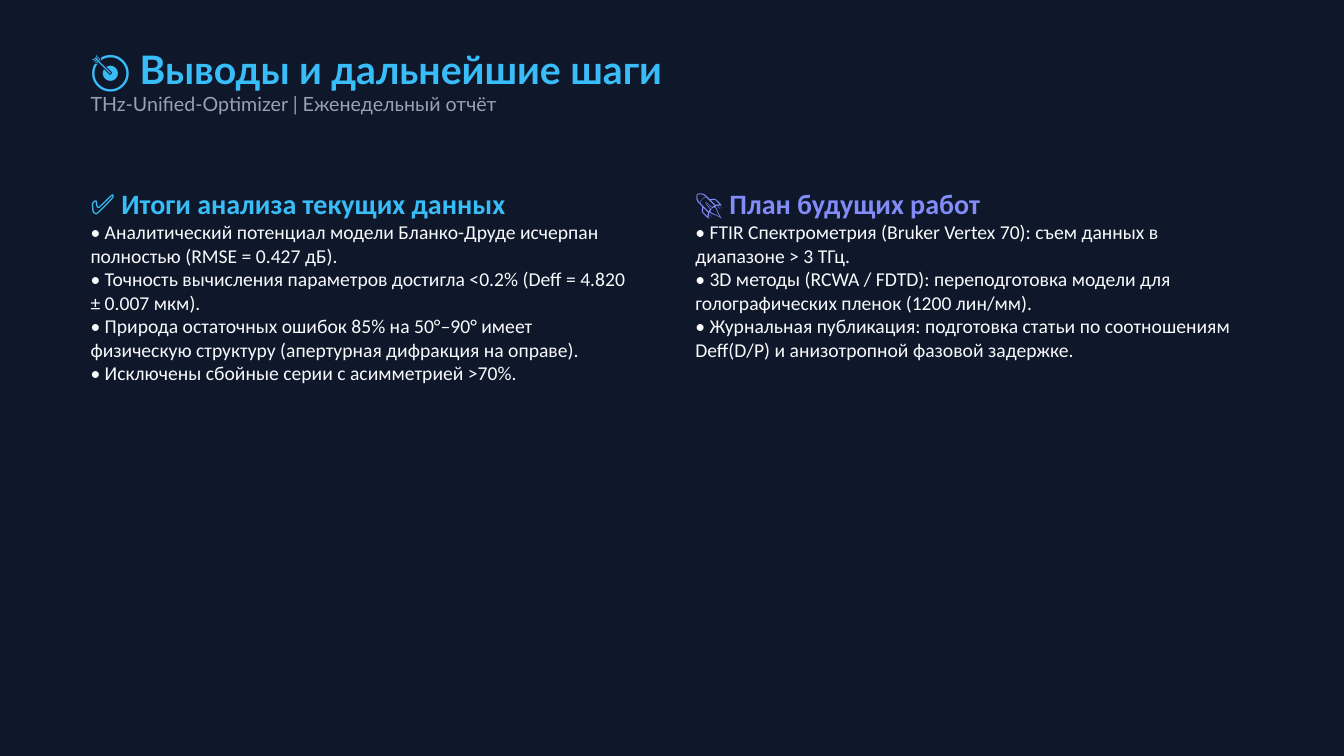
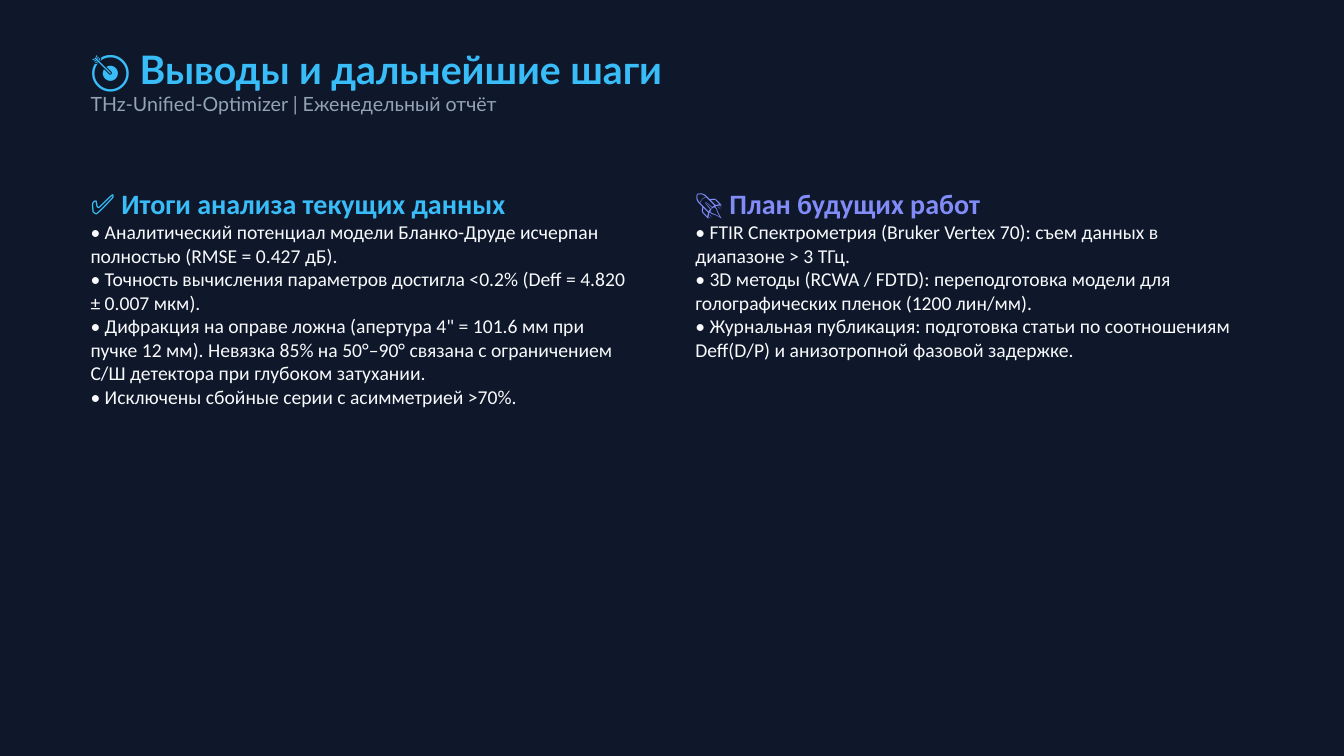
Before and after one commit to brattri3/THz-Unified-Optimizer, a slide deck: slide 6 of docs/artifacts/presentation_weekly.pptx. Drawn at 1344x756 pixels with LibreOffice and Linux fonts; fonts in the diff are those of the drawing. Boxes give left, top, right and bottom in pixels: in the first picture for what was removed or moved away, otherwise in the second. Text is boxed around its words. In the diff, an @@ line names an element or a change of style, - is before the commit and + after.

Commit message:
Исправление ложного предположения о дифракции на оправе (апертура 4 дюйма vs пучок 12 мм)

```diff
--- a/docs/artifacts/presentation_weekly.pptx
+++ b/docs/artifacts/presentation_weekly.pptx
@@ text at bbox=[91, 319, 612, 384]: text changed @@
-• Природа остаточных ошибок 85% на 50°–90° имеет физическую структуру (апертурная дифракция на оправе).
+• Дифракция на оправе ложна (апертура 4" = 101.6 мм при пучке 12 мм). Невязка 85% на 50°–90° связана с ограничением С/Ш детектора при глубоком затухании.
```
Also in this commit, not shown: 13 other files.
